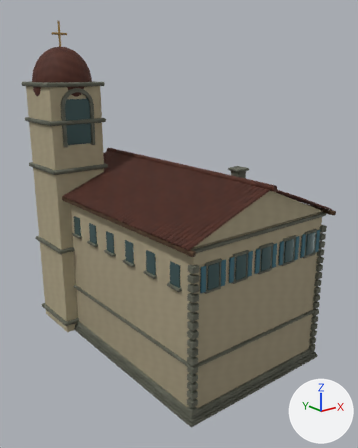
Renders of the glTF model public/assets/models/buildings/building_church.glb from each side of a commit.
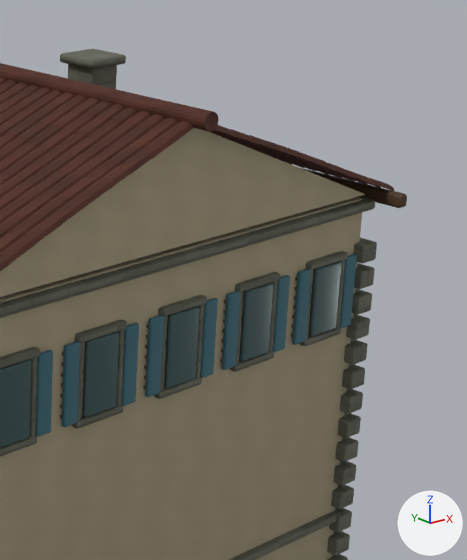
Each version appears first whole from a 50 mm camera at (-25.1, -31.7, 23.2) aimed at (-0.3, -0.8, 10.8), and next in a close-up on the part from 59% to 99% of the width and 34% to 72% of the height. Every picture has the same lights, and +X, +Y and +Z are marked at lower right. The older version's two pictures come first. Vertices at exactly the same position are counted once.

In view in the first close-up: 'carved_double_door', 'individual_barrel_roof_tiles', 'shutter', 'shutter_louvre', 'stepped_stone_plinth', 'stucco_volume', 'window_recess'.
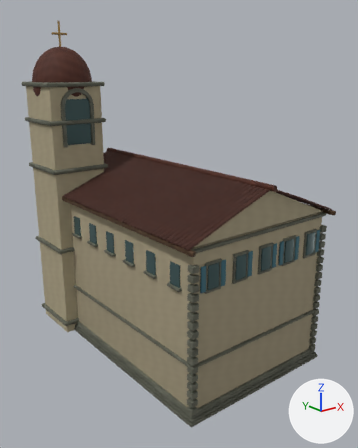
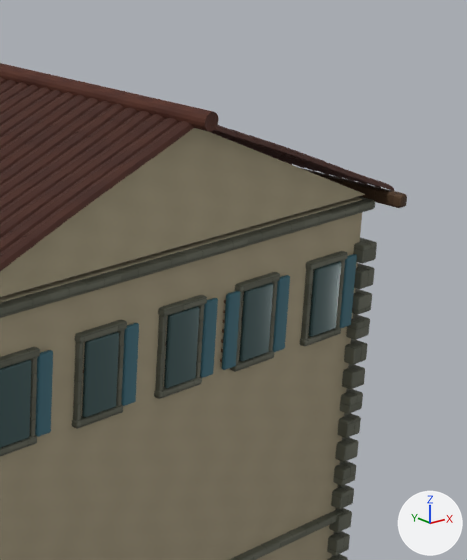
Where the change shows, as pixel boxes (x1, y1, x2, y2) in the close-ups (467 x 560 px):
'stepped_stone_plinth', reshaped: before (0, 49, 377, 560); after (0, 196, 377, 560)
'shutter_louvre', reshaped (mostly hidden): before (60, 277, 297, 419); after (220, 300, 226, 362)
part 1 of me_cube_2263, deleted: before (60, 49, 126, 69)
part 2 of me_cube_2263, deleted: before (68, 64, 117, 89)
part 3 of me_cube_2347, deleted: before (61, 269, 311, 427)
part 4 of me_cube_2348, deleted: before (60, 277, 297, 419)

The change, as a list of edits to the scene's bpy script:
```text
Change me_cube_2263:
    used by ob_stepped_stone_plinth; location = (0.0, 0.0, 0.17)
    remove me_cube_2263.from_pydata(...)  # 5228 vertices, 9628 faces; spans x -7.9..6.9, y -10.4..11.4, z -0.1..22.0
    add me_cube_2263.from_pydata(...)  # 5180 vertices, 9540 faces; spans x -7.9..6.9, y -10.4..11.4, z -0.1..22.0
    me_cube_2263 part 1: the loose piece of 24 vertices spanning x 2.7..3.8, y -4.6..-3.4, z 15.3..15.5 is deleted
    me_cube_2263 part 2: the loose piece of 24 vertices spanning x 2.8..3.7, y -4.4..-3.5, z 13.1..15.3 is deleted
Change me_cube_2347:
    used by ob_shutter; location = (-5.77, 10.1, 2.4)
    remove me_cube_2347.from_pydata(...)  # 720 vertices, 1320 faces; spans x -0.2..11.9, y -20.3..0.1, z -0.9..9.0
    add me_cube_2347.from_pydata(...)  # 504 vertices, 924 faces; spans x -0.2..11.9, y -20.3..0.1, z -0.9..9.0
    me_cube_2347 part 3: 9 loose pieces with 216 vertices, spanning x 2.3..10.2, y -20.3..0.1, z -0.9..9.0, are deleted
Change me_cube_2348:
    used by ob_shutter_louvre; location = (-5.77, 10.18, 1.7)
    remove me_cube_2348.from_pydata(...)  # 1680 vertices, 2520 faces; spans x -0.2..11.9, y -20.2..0.0, z 0.0..9.5
    add me_cube_2348.from_pydata(...)  # 1176 vertices, 1764 faces; spans x -0.2..11.9, y -20.2..0.0, z 0.0..9.5
    me_cube_2348 part 4: 63 loose pieces with 504 vertices, spanning x 2.3..10.2, y -20.2..0.0, z 0.0..9.5, are deleted
```
